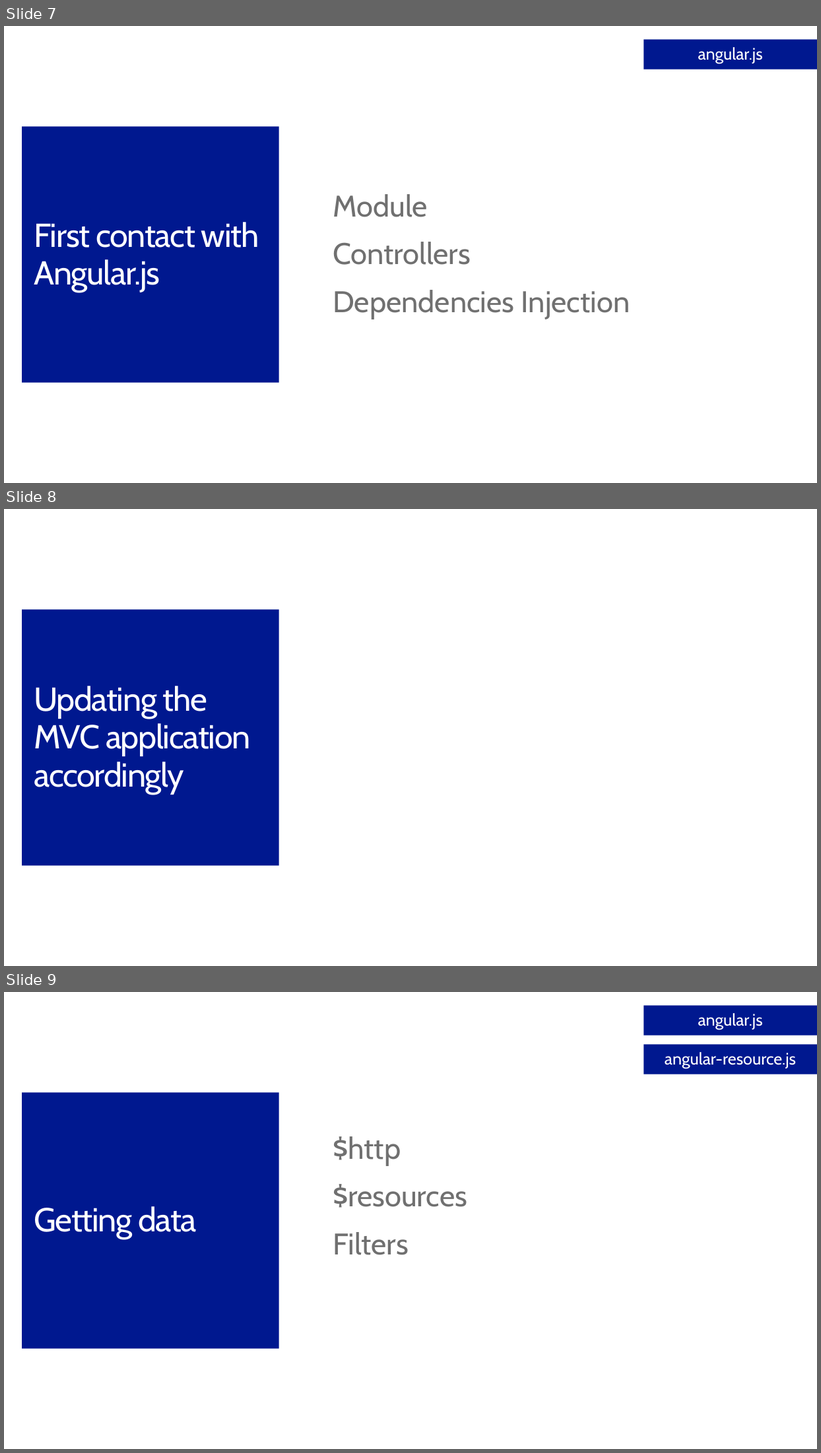
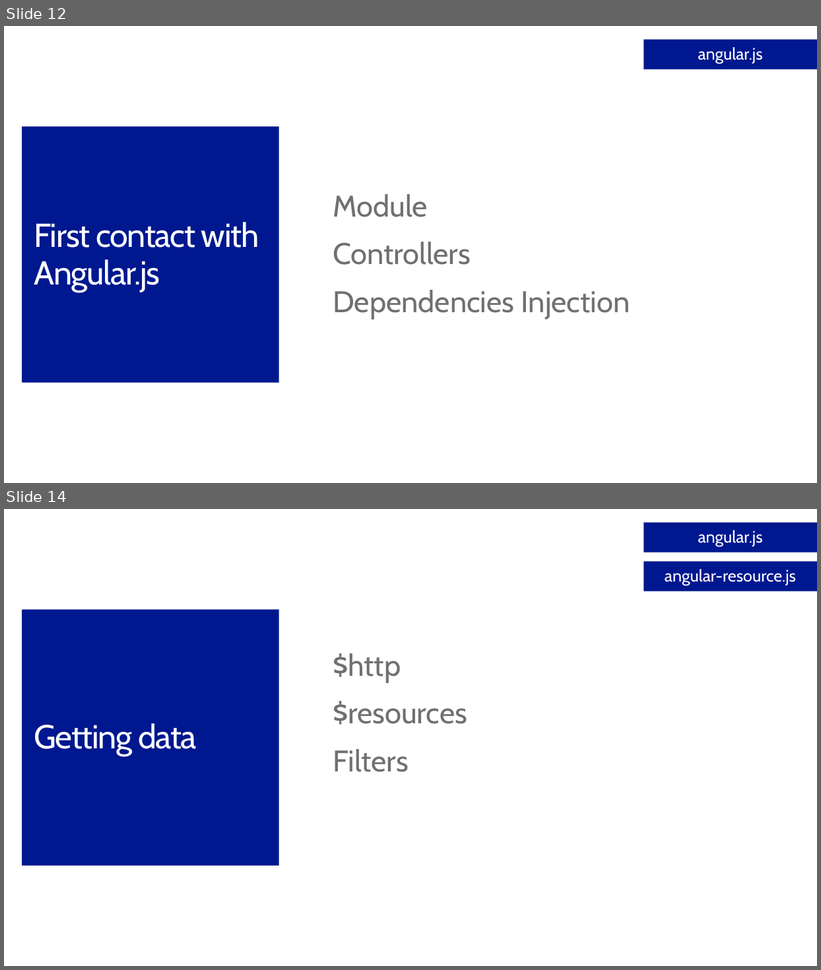
Before and after one commit to jongalloway/Angular-and-ASPNET-Build2014, a slide deck: AngularMTG/Slides/Building a Single Page Application with ASP.NET and Angular.js.pptx. Shown one above the other, each under a label of ours: slides 7, 8 and 9 before the commit, slides 12 and 14 after it; the slides between them are not shown. The pictures are 821x1453 and 821x970 pixels, drawn with LibreOffice and Linux fonts; fonts in the diff are those of the drawing; background and template pictures are left out. Boxes give left, top, right and bottom in pixels: in the first picture for what was removed or moved away, otherwise in the second. Text is boxed around its words. In the diff, an @@ line names an element or a change of style, - is before the commit and + after.

```diff
--- a/AngularMTG/Slides/Building a Single Page Application with ASP.NET and Angular.js.pptx
+++ b/AngularMTG/Slides/Building a Single Page Application with ASP.NET and Angular.js.pptx
@@ slide 8 removed at [4,509,817,966], background #FFFFFF @@
@@ title removed at [22,609,279,866] @@
-Updating the MVC application accordingly
@@ what was slide 7 is now slide 12 @@
@@ what was slide 9 is now slide 14 @@
```
Also in this commit, not shown: 5 slides changed, 11 slides added.
